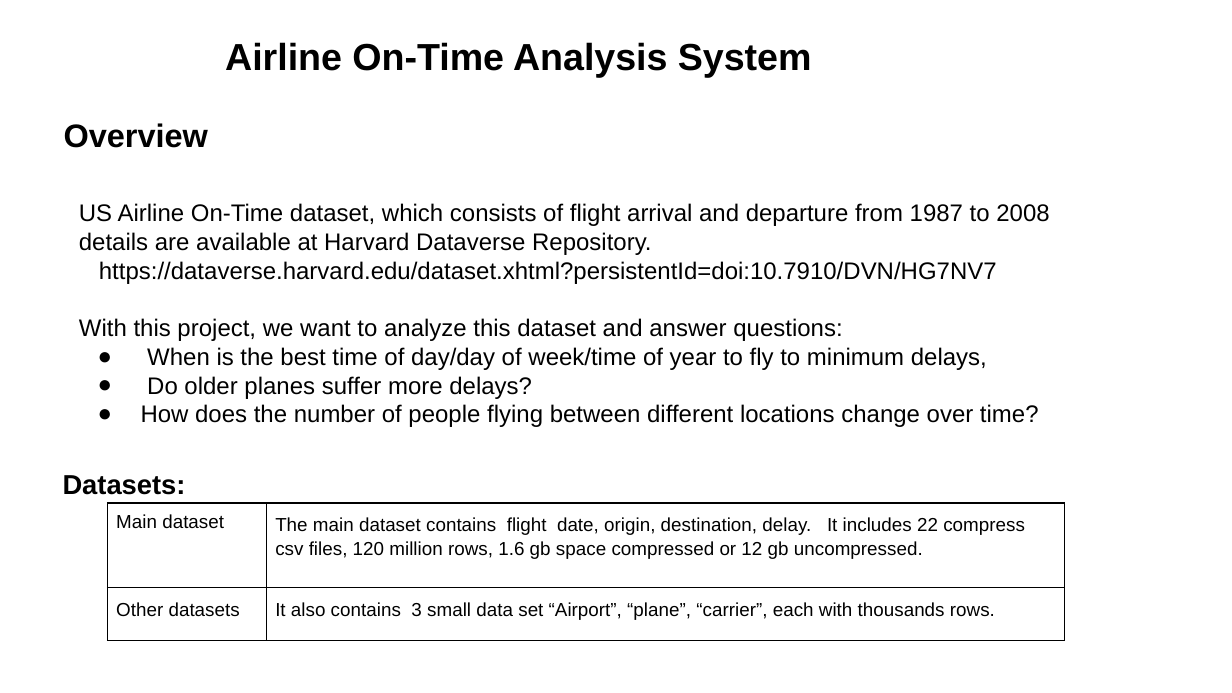
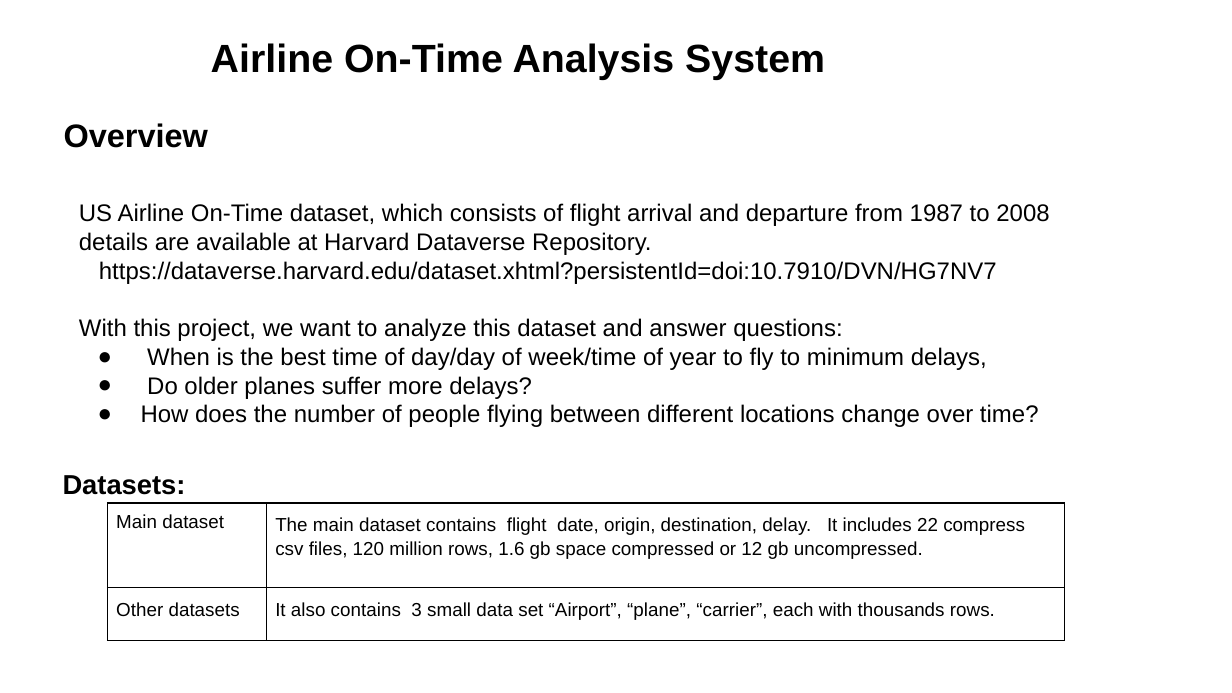
Before and after one commit to huangc11/Springboard, a slide deck: slide 1 of proj_03_Capstone/step_10 presentation/Air Time On Time System.pptx. Drawn at 1232x693 pixels with LibreOffice and Linux fonts; fonts in the diff are those of the drawing. Boxes give left, top, right and bottom in pixels: in the first picture for what was removed or moved away, otherwise in the second. Text is boxed around its words. In the diff, an @@ line names an element or a change of style, - is before the commit and + after.

```diff
--- a/proj_03_Capstone/step_10 presentation/Air Time On Time System.pptx
+++ b/proj_03_Capstone/step_10 presentation/Air Time On Time System.pptx
@@ text "Airline On-Time Analysis System" at (211, 43, 825, 80): size 22 to 23 pt @@
```
Also in this commit, not shown: 4 other slides changed, 1 slide added, 1 slide removed.
